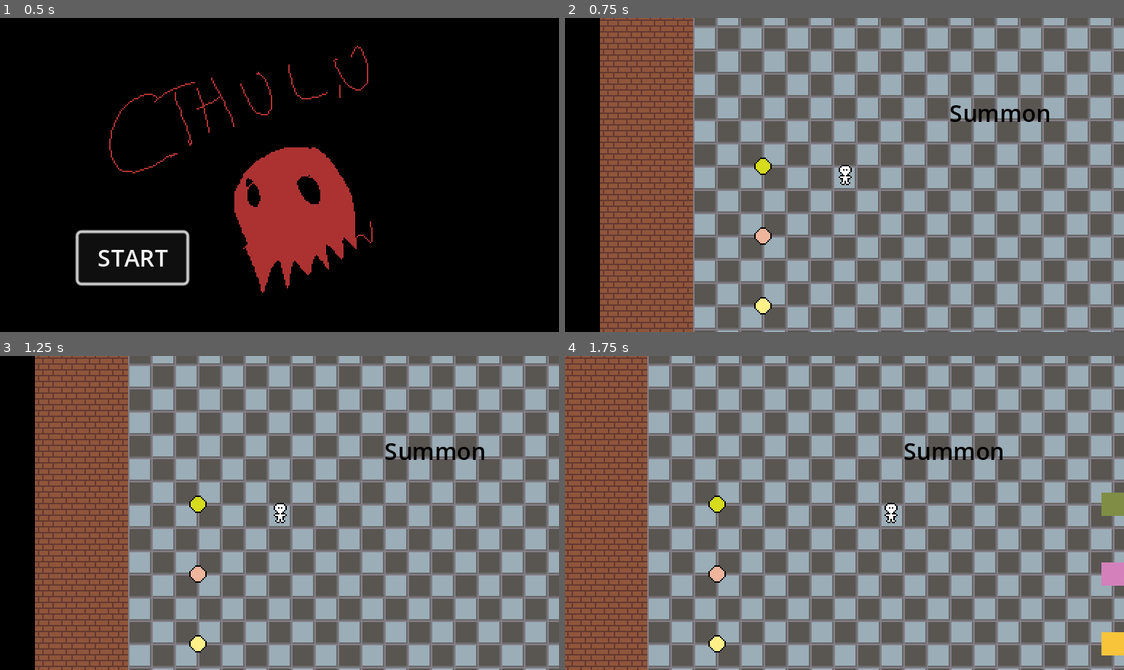
Above: before the commit, frames 1-4 (two rows, left to right).
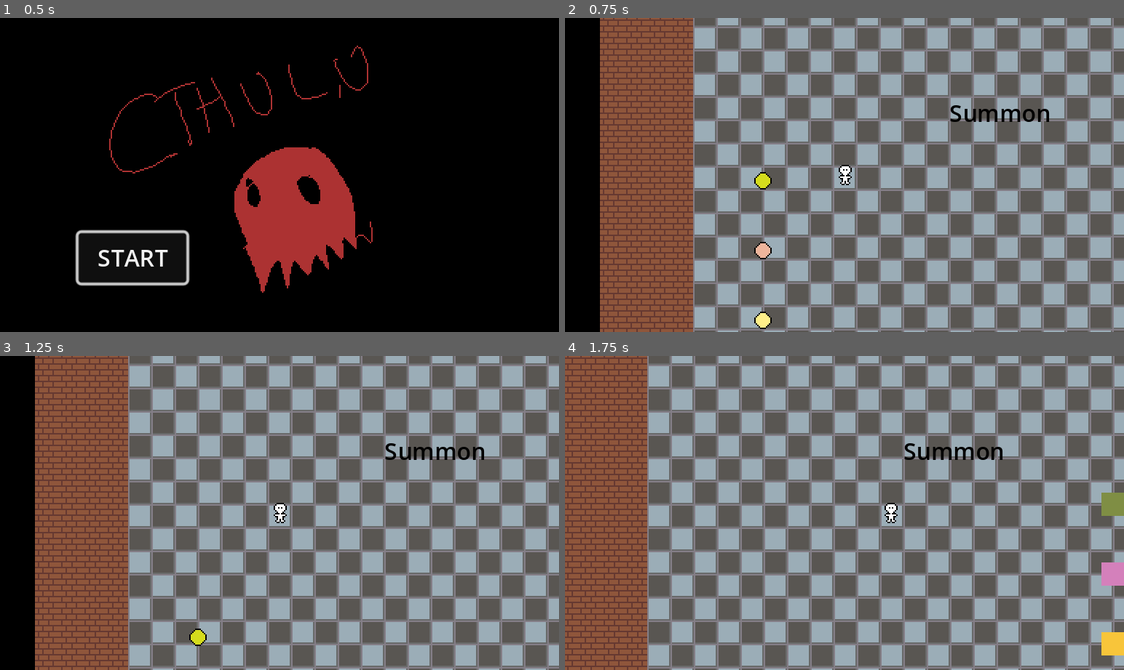
Above: after the commit, the same moments.

Repository: Allov/ld55
Game: Godot game, scene res://scenes/main.tscn
Two runs of this game, one before a commit and one after it. Both use one fixed random seed, a clock stepped at 60 frames per second and the inputs below.
Inputs:
- Up to frame 1 (0.5 s): no input
- Up to frame 2 (0.75 s): click "START" at 0.5 s
- Up to frame 3 (1.25 s): no input
- Up to frame 4 (1.75 s): hold D (move_right) from 1.28 s (still down); tap E (action) at 1.35 s

Frame 1 is identical in both runs. In frame 2, 0.7% of the frame differs, in the area x 33-37%, y 44-100%; in frame 3, 0.4%; in frame 4, 0.4%.

Commit message:
Added diningroom.gd

Diff:
--- a/project.godot
+++ b/project.godot
@@ -87,10 +87,6 @@
 2d_physics/layer_3="Player"
 2d_physics/layer_4="Interactables"
 
-[physics]
-
-2d/default_gravity_vector=Vector2(0, 0)
-
 [rendering]
 
 textures/canvas_textures/default_texture_filter=0
--- a/scenes/diningroom.tscn
+++ b/scenes/diningroom.tscn
@@ -1,3 +1,11 @@
-[gd_scene format=3 uid="uid://bbd17j7b260e4"]
+[gd_scene load_steps=2 format=3 uid="uid://bbd17j7b260e4"]
+
+[ext_resource type="Script" path="res://scripts/diningroom.gd" id="1_kfvfe"]
 
 [node name="Dinerroom" type="Node2D"]
+script = ExtResource("1_kfvfe")
+
+[node name="Customer_spawn_timer" type="Timer" parent="."]
+wait_time = 5.0
+
+[connection signal="timeout" from="Customer_spawn_timer" to="." method="_on_customer_spawn_timer_timeout"]
--- /dev/null
+++ b/scripts/diningroom.gd
@@ -0,0 +1,37 @@
+# diningroom.gd
+extends Node
+
+var customers = []
+var current_orders = {}
+var customer_spawn_timer
+
+func _ready():
+	customer_spawn_timer = $Customer_spawn_timer
+	customer_spawn_timer.connect("timeout", Callable(self, "_on_customer_spawn_timer_timeout"))
+	customer_spawn_timer.start()
+
+func _on_customer_spawn_timer_timeout():
+	print("Timer ticked - This is a test message.")
+	#spawn_customer()
+
+#func spawn_customer():
+	#var customer = preload("res://path_to_customer_scene.tscn").instance()  # Ensure you have a customer scene
+	#add_child(customer)
+	#customers.append(customer)
+	#print("Customer spawned")
+	## Reset the timer
+	#customer_spawn_timer.start()
+
+# func accept_order(customer, order):
+	# This function would be called when a player confirms an order with a customer.
+
+# func deliver_meal(customer, meal):
+	# In this method, you check if the meal matches the order and then handle the customer's reaction.
+
+# func update_patience():
+	# This function should periodically decrease the patience level of each customer.
+
+# func handle_impatient_customer(customer):
+	# Handle the case when a customer runs out of patience.
+
+# Additional methods to manage customers and orders might be added here.
